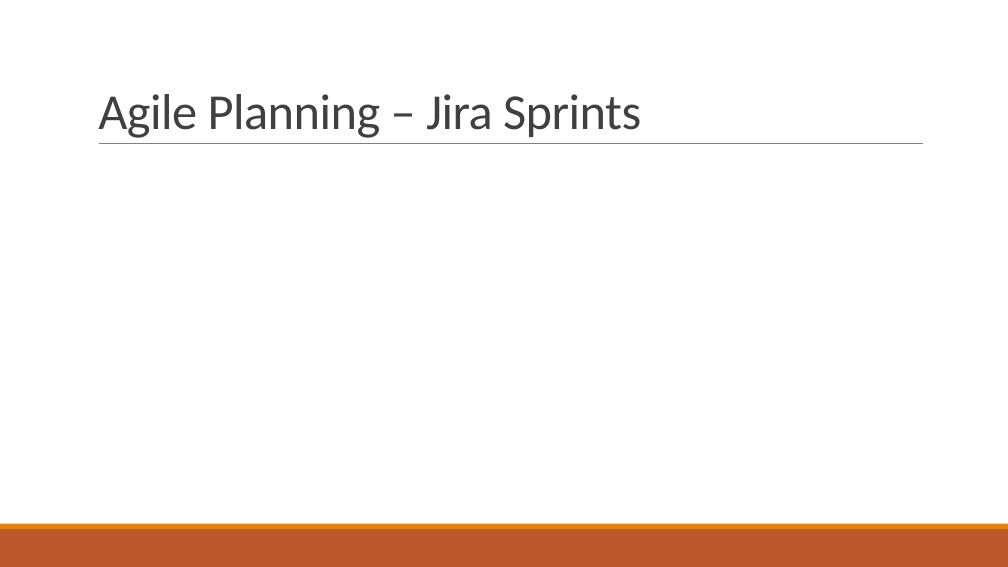
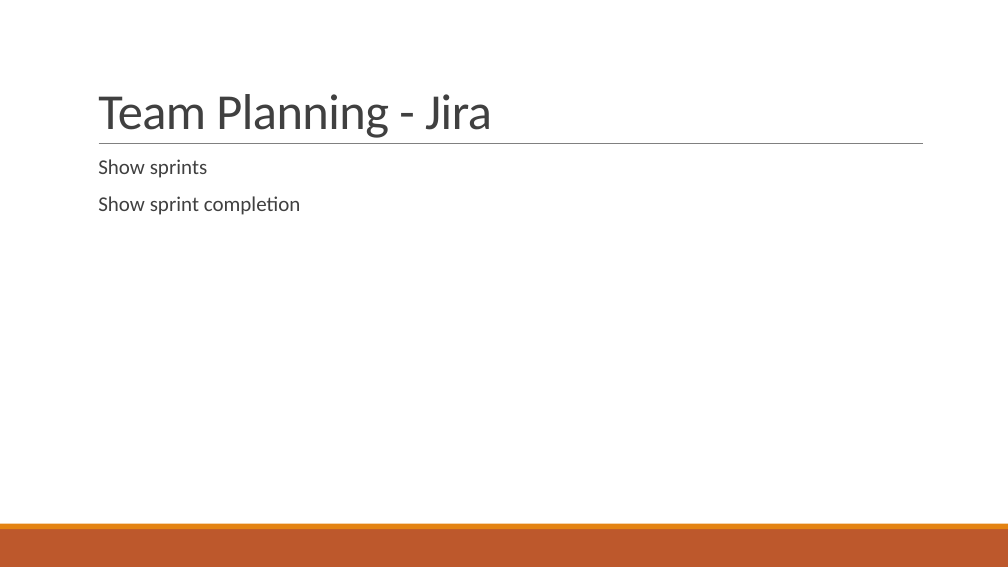
Before and after one commit to Kipkangaroo/CAB302_Project, a slide deck: slide 4 of Resources/Week 9 Video/Week 9 Video Presentation.pptx (slide 3 before the commit). Drawn at 1008x567 pixels with LibreOffice and Linux fonts; fonts in the diff are those of the drawing. Boxes give left, top, right and bottom in pixels: in the first picture for what was removed or moved away, otherwise in the second. Text is boxed around its words. In the diff, an @@ line names an element or a change of style, - is before the commit and + after.

```diff
--- a/Resources/Week 9 Video/Week 9 Video Presentation.pptx
+++ b/Resources/Week 9 Video/Week 9 Video Presentation.pptx
@@ title at (x1=98, y1=94, x2=492, y2=138): text changed @@
-Agile Planning – Jira Sprints
+Team Planning - Jira
@@ text added at (x1=98, y1=159, x2=301, y2=215), 20 pt, text #404040 @@
+  Show sprints
+  Show sprint completion
```
Also in this commit, not shown: 1 other slide changed, 8 slides added, 4 slides removed, 7 other files.
